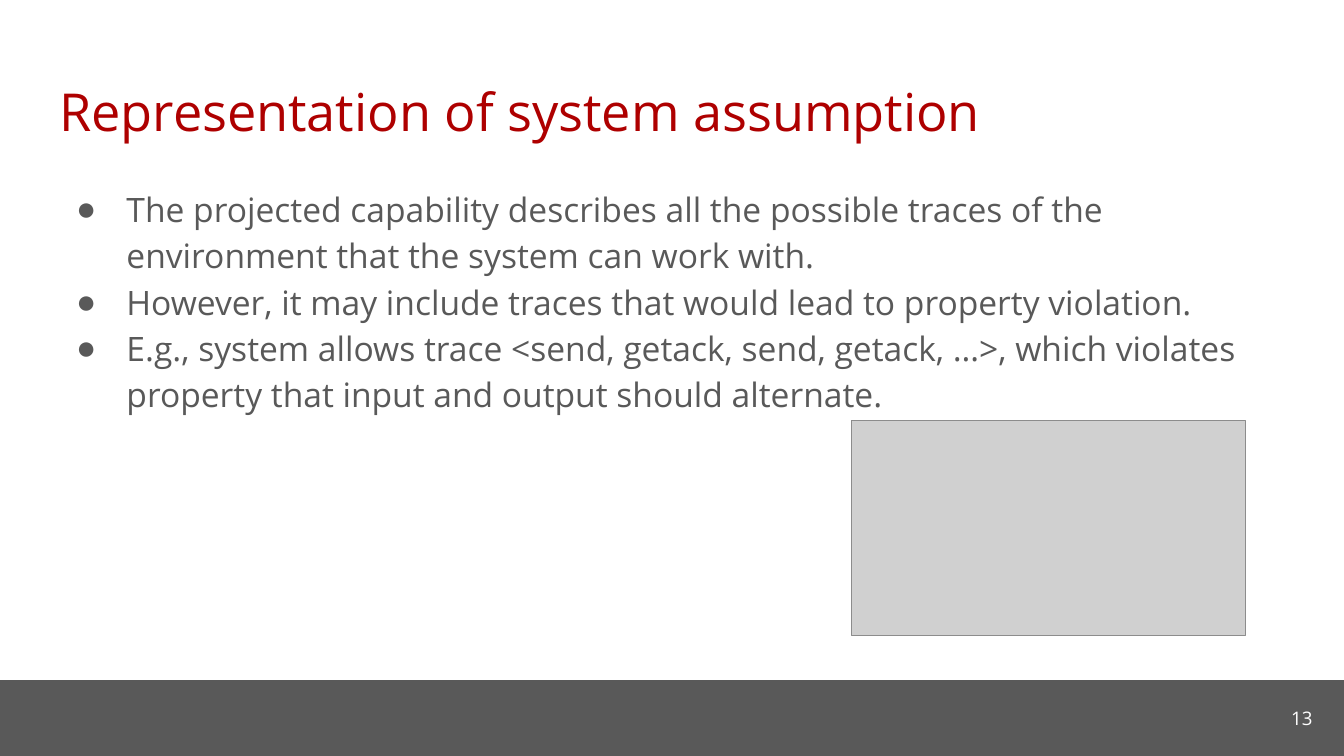
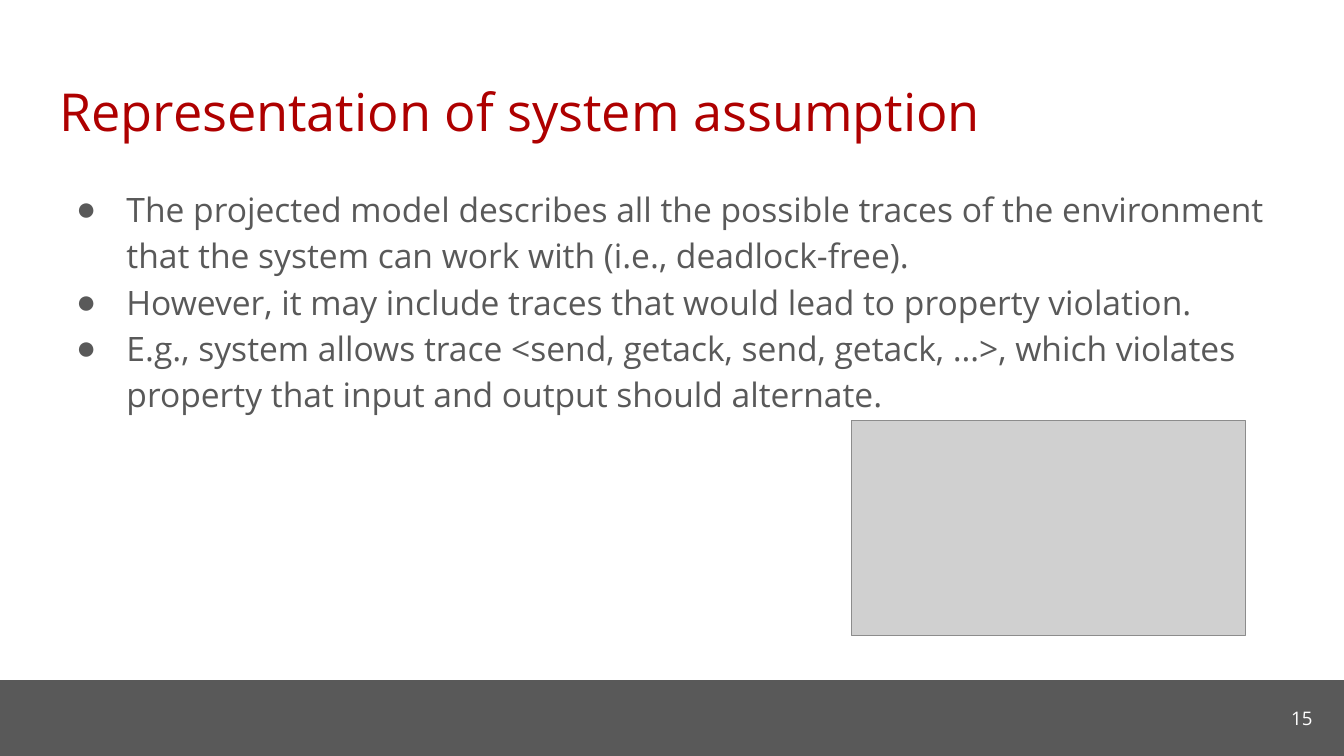
Before and after one commit to cmu-soda/Robustness, a slide deck: slide 15 of Robustness.pptx (slide 13 before the commit). Drawn at 1344x756 pixels with LibreOffice and Linux fonts; fonts in the diff are those of the drawing; grey boxes stand for pictures; background and template pictures are left out. Boxes give left, top, right and bottom in pixels: in the first picture for what was removed or moved away, otherwise in the second. Text is boxed around its words. In the diff, an @@ line names an element or a change of style, - is before the commit and + after.

Commit message:
Update slides

```diff
--- a/Robustness.pptx
+++ b/Robustness.pptx
@@ text at bbox=[126, 196, 1263, 276]: text changed @@
-● The projected capability describes all the possible traces of the environment that the system can work with.
+● The projected model describes all the possible traces of the environment that the system can work with (i.e., deadlock-free).
@@ page number at bbox=[1291, 711, 1312, 725]: text changed @@
-13
+15
```
Also in this commit, not shown: 5 other slides changed, 3 slides added, 1 slide removed.
